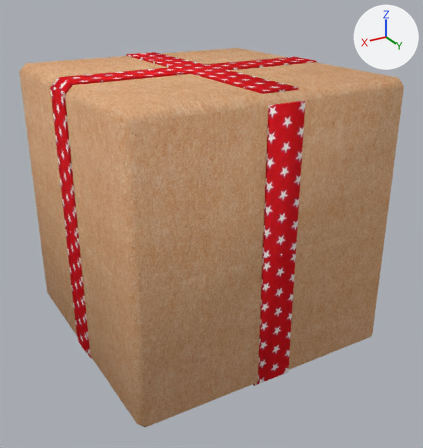
Before and after pictures for a commit that changed the Blender file 01-Models/MS-Geschenk.blend.
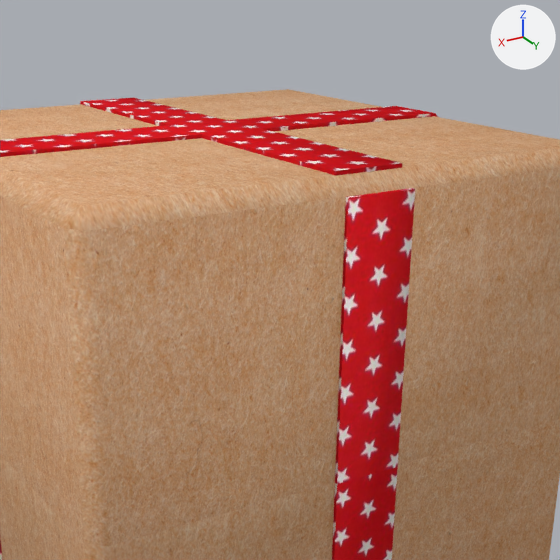
Each version is shown whole from a 50 mm lens placed at (2.07, 3.63, 2.63), pointed at (-0.02, 0.15, 0.88), then close up on the part from 20% to 90% of the width and 0% to 67% of the height. Lighting does not change. The marker at upper right points along +X, +Y and +Z.
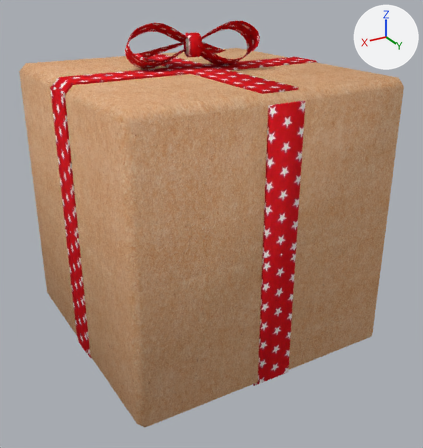
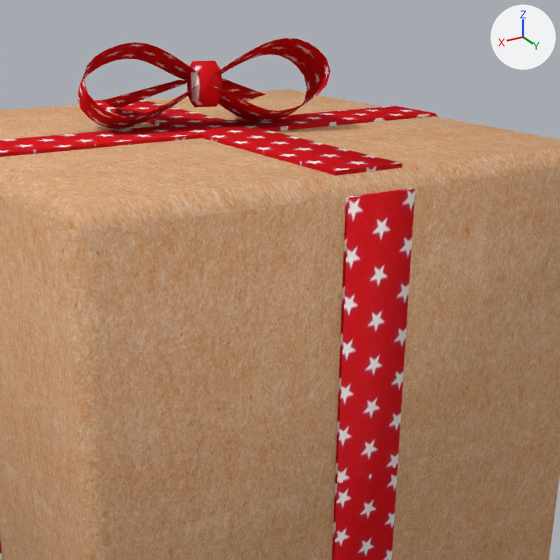
Changed parts and their boxes (x1, y1, x2, y2) in the close-ups (560 x 560 px):
'Plane.001', added (red): after (212, 38, 331, 121)
'Plane', added (red): after (77, 42, 197, 129)
'Cylinder', added (red): after (187, 61, 222, 107)
'Plane.003', added (red): after (103, 80, 187, 109)
'Plane.002', added (red): after (222, 78, 265, 101)

The change, as a diff of the scene's bpy script:
```diff
--- a/01-Models/MS-Geschenk.blend.py
+++ b/01-Models/MS-Geschenk.blend.py
@@ me_plane_018 @@
+me_plane_018.from_pydata(...)  # 4 vertices, 1 face; spans x -1.0..1.0, y -0.93..0.93, z 0.0
+me_plane_018.materials.append(mat_bandstern)  # picture img_ms_geschenkbandsterne_textur_jpg
@@ me_plane_017 @@
+me_plane_017.from_pydata(...)  # 4 vertices, 1 face; spans x -1.0..1.0, y -0.93..0.93, z 0.0
+me_plane_017.materials.append(mat_bandstern)  # picture img_ms_geschenkbandsterne_textur_jpg
@@ me_plane_016 @@
+me_plane_016.from_pydata(...)  # 135 vertices, 104 faces; spans x -1.21..1.21, y -1.4..1.96, z -1.0..1.01
+me_plane_016.polygons.foreach_set('use_smooth', [True] * 104)
+me_plane_016.materials.append(mat_bandstern)  # picture img_ms_geschenkbandsterne_textur_jpg
@@ me_plane_014 @@
+me_plane_014.from_pydata(...)  # 135 vertices, 104 faces; spans x -1.21..1.21, y -0.97..2.39, z -1.33..0.68
+me_plane_014.polygons.foreach_set('use_smooth', [True] * 104)
+me_plane_014.materials.append(mat_bandstern)  # picture img_ms_geschenkbandsterne_textur_jpg
@@ me_cylinder_003 @@
+me_cylinder_003.from_pydata(...)  # 64 vertices, 50 faces; spans x -1.0..1.0, y -1.0..1.0, z -1.0..1.0
+me_cylinder_003.polygons.foreach_set('use_smooth', [True] * 50)
+me_cylinder_003.materials.append(mat_bandstern)  # picture img_ms_geschenkbandsterne_textur_jpg
@@ ob_plane_003 @@
+ob_plane_003 = bpy.data.objects.new('Plane.003', me_plane_018)
+ob_plane_003.location = (0.119, -0.373, 2.098)
+ob_plane_003.rotation_euler = (-2.986, -3.416, 1.811)  # degrees (-171, -196, 104)
+ob_plane_003.scale = (0.271, 0.0889, 0.102)
@@ ob_plane_002 @@
+ob_plane_002 = bpy.data.objects.new('Plane.002', me_plane_017)
+ob_plane_002.location = (-0.246, -0.258, 2.1)
+ob_plane_002.rotation_euler = (-3.308, 0.268, -2.422)  # degrees (-190, 15, -139)
+ob_plane_002.scale = (0.271, 0.0889, 0.102)
@@ ob_plane_001 @@
+ob_plane_001 = bpy.data.objects.new('Plane.001', me_plane_016)
+ob_plane_001.location = (-0.237, 0.025, 2.164)
+ob_plane_001.rotation_euler = (-3.148, -3.456, 1.265)  # degrees (-180, -198, 72)
+ob_plane_001.scale = (0.127, 0.127, 0.127)
@@ ob_plane @@
+ob_plane = bpy.data.objects.new('Plane', me_plane_014)
+ob_plane.location = (0.335, -0.141, 2.12)
+ob_plane.rotation_euler = (-0.00622, -3.456, 1.265)  # degrees (-0.4, -198, 72)
+ob_plane.scale = (0.127, 0.127, 0.127)
@@ ob_cylinder @@
+ob_cylinder = bpy.data.objects.new('Cylinder', me_cylinder_003)
+ob_cylinder.location = (0.013, -0.054, 2.162)
+ob_cylinder.rotation_euler = (1.565, -3.456, 1.265)  # degrees (90, -198, 72)
+ob_cylinder.scale = (0.0829, 0.0829, 0.0541)
```
